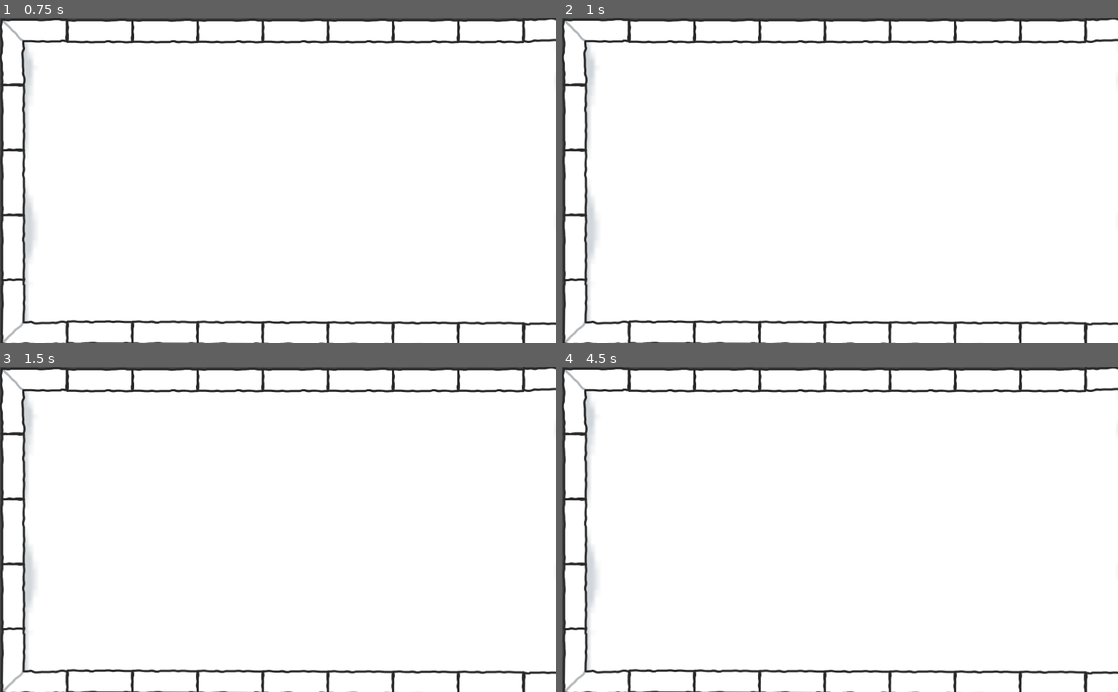
Above: before the commit, frames 1-4 (two rows, left to right).
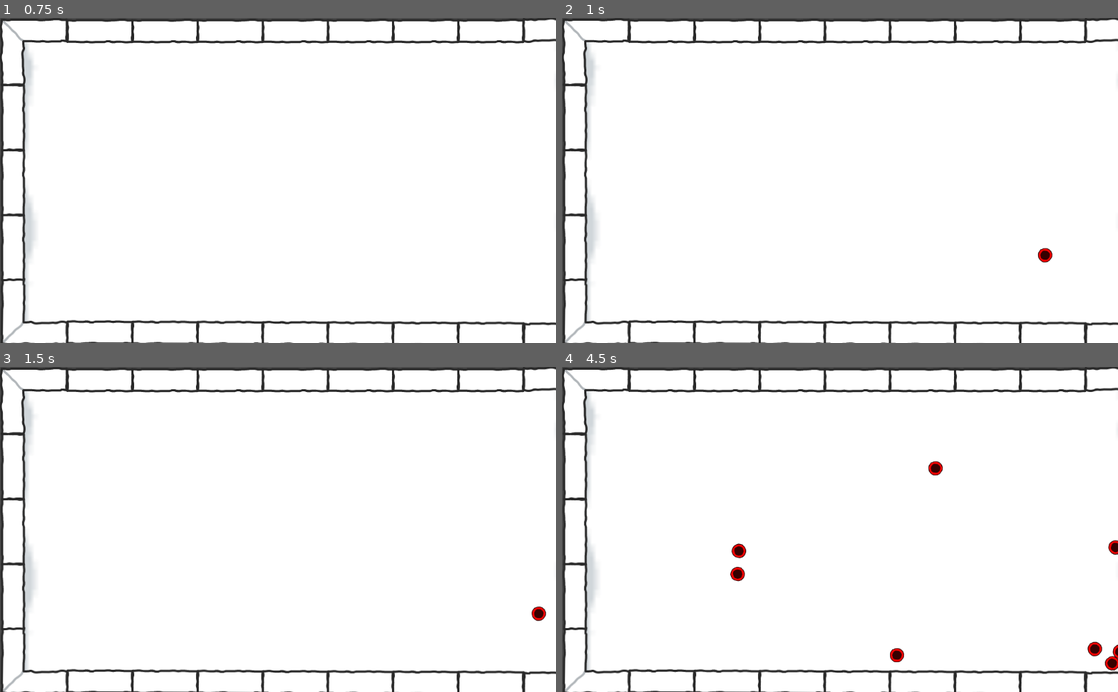
Above: after the commit, the same moments.

Repository: ajung44/GodotOctober
Game: Godot game, scene res://scenes/Pumpkin Carver.tscn
Two runs of this game, one before a commit and one after it. Both use one fixed random seed, a clock stepped at 60 frames per second and the inputs below.
Inputs:
- Up to frame 1 (0.75 s): tap Enter at 0.5 s
- Up to frame 2 (1 s): no input
- Up to frame 3 (1.5 s): no input
- Up to frame 4 (4.5 s): no input

Frame 1 is identical in both runs. In frame 2, 0.1% of the frame differs, in the area x 85-89%, y 70-76%; in frame 3, 0.1%; in frame 4, 0.7%, in the area x 30-100%, y 28-94%.

Commit message:
Created engine to apply random forces on fruit
Created system in which a list of fruits is randomly selected from to spawn in random positions with a random range of forces.

Diff:
--- a/scenes/Pumpkin Carver.tscn
+++ b/scenes/Pumpkin Carver.tscn
@@ -1,10 +1,15 @@
-[gd_scene load_steps=4 format=2]
+[gd_scene load_steps=5 format=2]
 
 [ext_resource path="res://scenes/RegularPiece.tscn" type="PackedScene" id=1]
 [ext_resource path="res://scenes/CornerPiece.tscn" type="PackedScene" id=2]
 [ext_resource path="res://assets/PNG/Double (128px)/tile.png" type="Texture" id=3]
+[ext_resource path="res://scripts/GameTimer.gd" type="Script" id=4]
 
 [node name="Pumpkin Carver" type="Node2D" groups=["Main Scene"]]
+
+[node name="GameTimer" type="Timer" parent="."]
+autostart = true
+script = ExtResource( 4 )
 
 [node name="Background" type="Node2D" parent="."]
 rotation = -3.14009
@@ -101,3 +106,5 @@
 [node name="RegularPiece3" parent="RightWall" instance=ExtResource( 1 )]
 position = Vector2( -1.13687e-13, 608 )
 rotation = -1.57207
+
+[connection signal="timeout" from="GameTimer" to="GameTimer" method="_on_GameTimer_timeout"]
--- /dev/null
+++ b/scenes/SampleFruit.tscn
@@ -0,0 +1,18 @@
+[gd_scene load_steps=3 format=2]
+
+[ext_resource path="res://assets/PNG/Default (64px)/Characters/green_character.png" type="Texture" id=1]
+
+[sub_resource type="CircleShape2D" id=1]
+radius = 13.0
+
+[node name="SampleFruit" type="RigidBody2D"]
+gravity_scale = 1.5
+
+[node name="GreenCharacter" type="Sprite" parent="."]
+modulate = Color( 1, 0, 0, 1 )
+position = Vector2( -9.53674e-07, -9.53674e-07 )
+scale = Vector2( 0.625, 0.625 )
+texture = ExtResource( 1 )
+
+[node name="CollisionShape2D" type="CollisionShape2D" parent="."]
+shape = SubResource( 1 )
--- /dev/null
+++ b/scripts/GameTimer.gd
@@ -0,0 +1,15 @@
+extends Timer
+
+var fruit1= preload("res://scenes/SampleFruit.tscn")
+var max_speed = 150
+var nums = [-1, 1]
+
+func _on_GameTimer_timeout():
+	randomize()
+	var fruits = [fruit1]
+	var kinds = fruits[randi() % fruits.size()]
+	var fruit = kinds.instance()
+	fruit.position = Vector2(rand_range(100, 990), rand_range(100, 590))
+	fruit.apply_central_impulse(Vector2(rand_range(150, 250) * nums[randi() % nums.size()], 0))
+	add_child(fruit)
+	wait_time = rand_range(0,1)
Not shown, changed: .mono/metadata/ide_messaging_meta.txt
